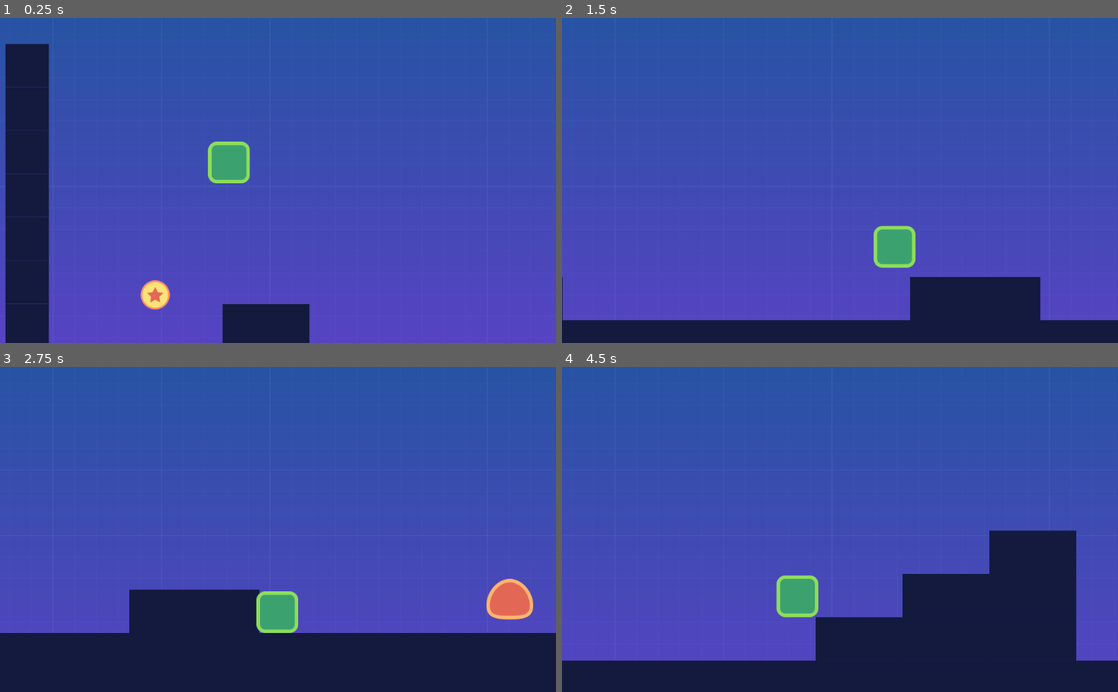
Above: before the commit, frames 1-4 (two rows, left to right).
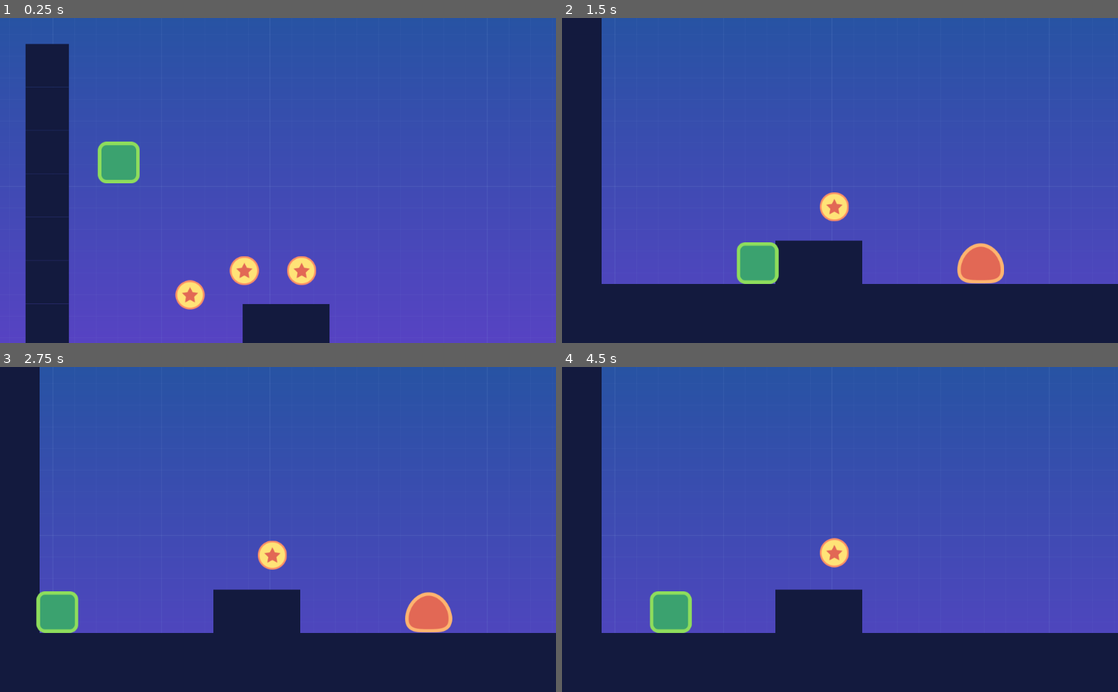
Above: after the commit, the same moments.

Repository: caiofov/Platformer-Godot
Game: Godot game, scene res://src/Levels/LevelTemplate.tscn
Two runs of this game, one before a commit and one after it. Both use one fixed random seed, a clock stepped at 60 frames per second and the inputs below. This scene is started directly instead of the project's main scene.
Inputs:
- Up to frame 1 (0.25 s): no input
- Up to frame 2 (1.5 s): hold D (move_right) from 0.53 s (still down); tap W (jump) at 0.77 s
- Up to frame 3 (2.75 s): tap W (jump) at 1.52 s; release D (move_right) at 2.03 s; hold A (move_left) from 2.03 s (still down)
- Up to frame 4 (4.5 s): release A (move_left) at 2.78 s; hold D (move_right) 2.78-4.28 s; tap W (jump) at 3.02, 3.77 s; hold A (move_left) from 4.28 s (still down)

The runs differ from the first frame. In frame 1, 11% of the frame differs, in the area x 1-60%, y 7-100%; in frame 2, 20%; in frame 3, 12%; in frame 4, 22%, in the area x 0-100%, y 0-91%.

Commit message:
portal animation

Diff:
--- a/platformer/src/Levels/LevelTemplate.tscn
+++ b/platformer/src/Levels/LevelTemplate.tscn
@@ -38,7 +38,7 @@
 scale = Vector2( 0.8, 0.8 )
 
 [node name="Player" parent="." instance=ExtResource( 2 )]
-position = Vector2( 211.942, 124.223 )
+position = Vector2( -28.2778, 124.223 )
 scale = Vector2( 0.8, 0.8 )
 gravity = 4000.0
 
@@ -50,7 +50,31 @@
 scale = Vector2( 0.8, 0.8 )
 
 [node name="Coin" parent="." instance=ExtResource( 5 )]
-position = Vector2( 76.0656, 464.78 )
+position = Vector2( 102.866, 464.78 )
+scale = Vector2( 0.8, 0.8 )
+
+[node name="Coin2" parent="." instance=ExtResource( 5 )]
+position = Vector2( 202.904, 419.881 )
+scale = Vector2( 0.8, 0.8 )
+
+[node name="Coin3" parent="." instance=ExtResource( 5 )]
+position = Vector2( 308.415, 419.881 )
+scale = Vector2( 0.8, 0.8 )
+
+[node name="Coin4" parent="." instance=ExtResource( 5 )]
+position = Vector2( 1122.42, 419.881 )
+scale = Vector2( 0.8, 0.8 )
+
+[node name="Coin5" parent="." instance=ExtResource( 5 )]
+position = Vector2( 1875.53, 419.881 )
+scale = Vector2( 0.8, 0.8 )
+
+[node name="Coin6" parent="." instance=ExtResource( 5 )]
+position = Vector2( 1727.22, 491.979 )
+scale = Vector2( 0.8, 0.8 )
+
+[node name="Coin7" parent="." instance=ExtResource( 5 )]
+position = Vector2( 2016.42, 343.979 )
 scale = Vector2( 0.8, 0.8 )
 
 [editable path="Player"]
--- /dev/null
+++ b/platformer/src/Objects/Portal2D.tscn
@@ -0,0 +1,89 @@
+[gd_scene load_steps=6 format=2]
+
+[ext_resource path="res://assets/portal.png" type="Texture" id=1]
+
+[sub_resource type="CapsuleShape2D" id=1]
+radius = 69.8622
+height = 62.7256
+
+[sub_resource type="Animation" id=2]
+length = 0.001
+
+[sub_resource type="Animation" id=3]
+resource_name = "START"
+length = 0.001
+tracks/0/type = "value"
+tracks/0/path = NodePath("TransitionLayer/ColorRect:color")
+tracks/0/interp = 1
+tracks/0/loop_wrap = true
+tracks/0/imported = false
+tracks/0/enabled = true
+tracks/0/keys = {
+"times": PoolRealArray( 0 ),
+"transitions": PoolRealArray( 1 ),
+"update": 0,
+"values": [ Color( 0, 0, 0, 0 ) ]
+}
+tracks/1/type = "value"
+tracks/1/path = NodePath("TransitionLayer/ColorRect:visible")
+tracks/1/interp = 1
+tracks/1/loop_wrap = true
+tracks/1/imported = false
+tracks/1/enabled = true
+tracks/1/keys = {
+"times": PoolRealArray( 0 ),
+"transitions": PoolRealArray( 1 ),
+"update": 1,
+"values": [ false ]
+}
+
+[sub_resource type="Animation" id=4]
+resource_name = "fade_in"
+tracks/0/type = "value"
+tracks/0/path = NodePath("TransitionLayer/ColorRect:color")
+tracks/0/interp = 1
+tracks/0/loop_wrap = true
+tracks/0/imported = false
+tracks/0/enabled = true
+tracks/0/keys = {
+"times": PoolRealArray( 0, 1 ),
+"transitions": PoolRealArray( 1, 1 ),
+"update": 0,
+"values": [ Color( 0, 0, 0, 0 ), Color( 0, 0, 0, 1 ) ]
+}
+tracks/1/type = "value"
+tracks/1/path = NodePath("TransitionLayer/ColorRect:visible")
+tracks/1/interp = 1
+tracks/1/loop_wrap = true
+tracks/1/imported = false
+tracks/1/enabled = true
+tracks/1/keys = {
+"times": PoolRealArray( 0 ),
+"transitions": PoolRealArray( 1 ),
+"update": 1,
+"values": [ true ]
+}
+
+[node name="Portal2D" type="Area2D"]
+
+[node name="Portal" type="Sprite" parent="."]
+position = Vector2( 1.7818, -108.69 )
+texture = ExtResource( 1 )
+
+[node name="CollisionShape2D" type="CollisionShape2D" parent="."]
+position = Vector2( 1.7818, -108.69 )
+shape = SubResource( 1 )
+
+[node name="TransitionLayer" type="CanvasLayer" parent="."]
+layer = 100
+
+[node name="ColorRect" type="ColorRect" parent="TransitionLayer"]
+anchor_right = 1.0
+anchor_bottom = 1.0
+color = Color( 0, 0, 0, 0 )
+
+[node name="AnimationPlayer" type="AnimationPlayer" parent="."]
+autoplay = "START"
+anims/RESET = SubResource( 2 )
+anims/START = SubResource( 3 )
+anims/fade_in = SubResource( 4 )
